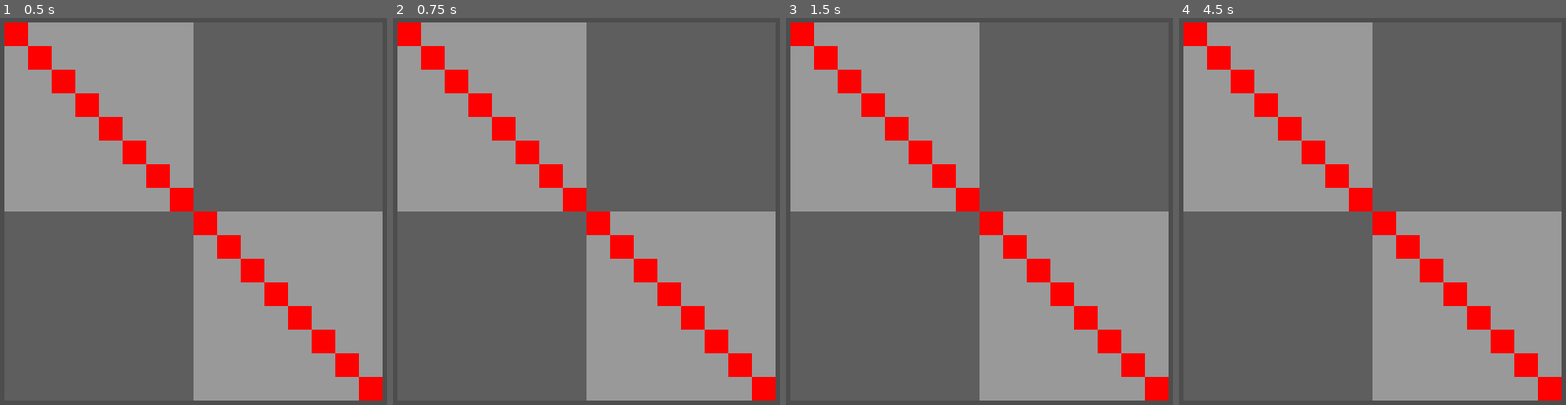
Above: before the commit, frames 1-4 (left to right).
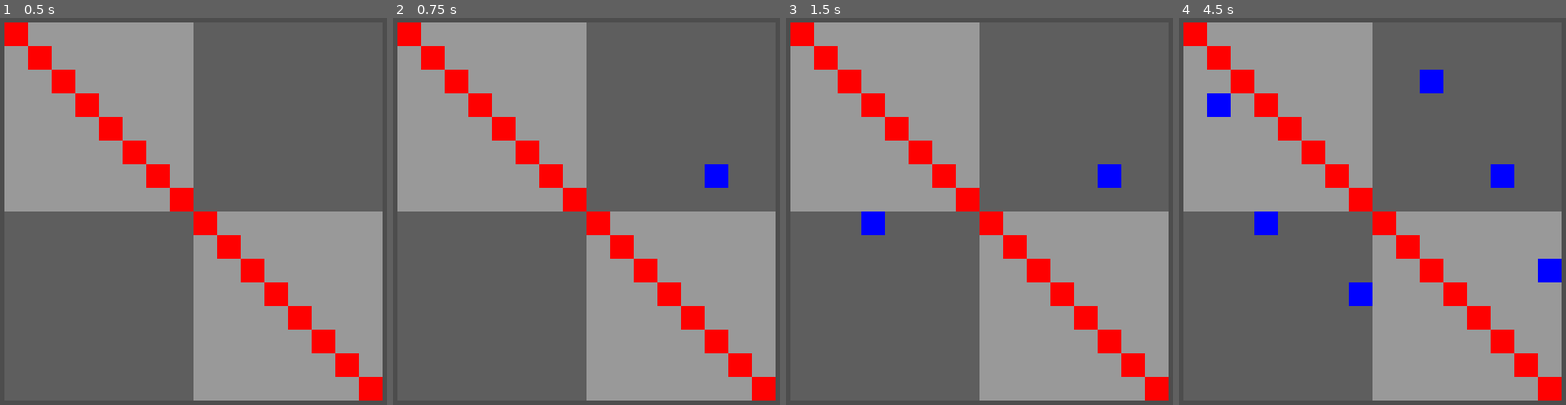
Above: after the commit, the same moments.

Repository: kennethbchen/Fireworkshop-Game
Game: Godot game, scene res://main.tscn
The game is run twice, just before and just after one commit, with the same random seed, the same clock (stepped at 60 frames per second) and the same inputs.
Inputs (mouse positions are in pixels of both pictures, inside the frame that each line leads up to):
- Up to frame 1 (0.5 s): no input
- Up to frame 2 (0.75 s): tap Enter at 0.5 s; move the mouse to (710, 168) at 0.52 s; click (710, 168) at 0.67 s
- Up to frame 3 (1.5 s): tap Space at 1.25 s; move the mouse to (878, 219) at 1.27 s; click (878, 219) at 1.42 s
- Up to frame 4 (4.5 s): tap Enter at 2, 3.5 s; move the mouse to (1430, 76) at 2.02 s; click (1430, 76) at 2.17 s; tap Space at 2.75, 4.25 s; move the mouse to (1353, 300) at 2.77 s; click (1353, 300) at 2.92 s; move the mouse to (1538, 273) at 3.52 s; click (1538, 273) at 3.67 s; move the mouse to (1217, 114) at 4.27 s; click (1217, 114) at 4.42 s

Frame 1 is identical in both runs. In frame 2, 0.4% of the frame differs, in the area x 80-87%, y 37-44%; in frame 3, 0.7%; in frame 4, 2.2%, in the area x 7-99%, y 13-75%.

Commit message:
Moved drawing to process function

Diff:
--- a/scripts/player_controls.gd
+++ b/scripts/player_controls.gd
@@ -8,7 +8,6 @@
 	pass # Replace with function body.
 
 func _input(event):
-	print(event)
 	if event is InputEventMouseButton and event.button_index == MouseButton.MOUSE_BUTTON_LEFT:
 		if event.is_pressed():
 			tool_active = true
@@ -16,8 +15,8 @@
 		if event.is_released():
 			tool_active = false
 
-	if event is InputEventMouseMotion:
 
-		if tool_active:
-			frame.set_pixel_from_global_position(get_viewport().get_mouse_position(), Color.BLUE)
-			print(frame.is_global_position_in_bounds(get_viewport().get_mouse_position()))
+func _process(delta):
+
+	if tool_active:
+		frame.set_pixel_from_global_position(get_viewport().get_mouse_position(), Color.BLUE)
